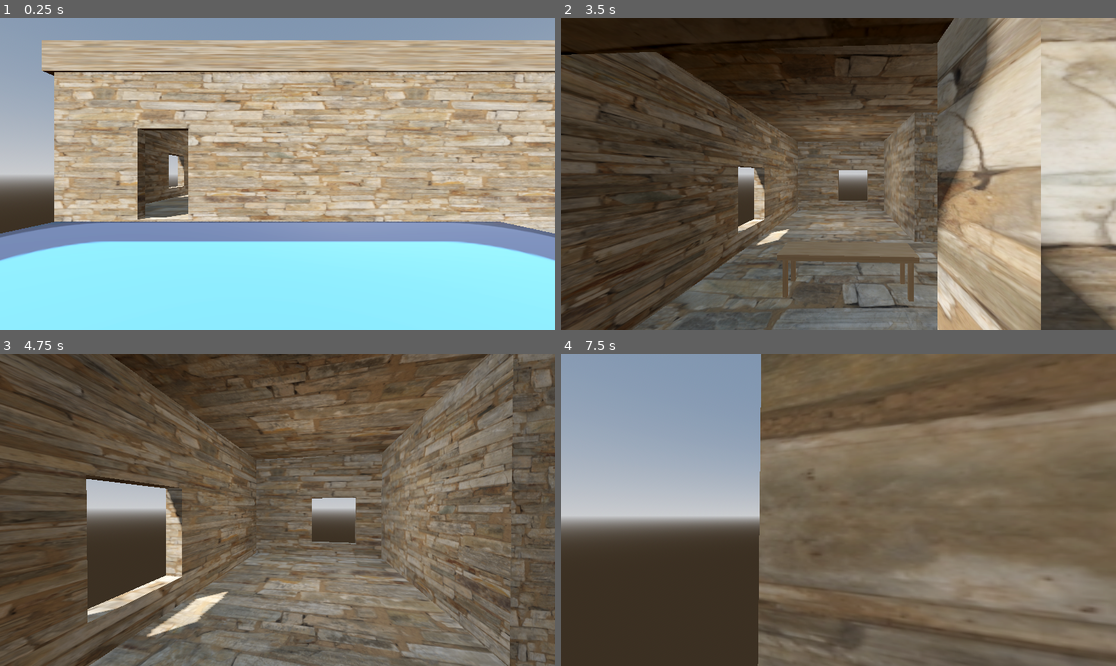
Above: before the commit, frames 1-4 (two rows, left to right).
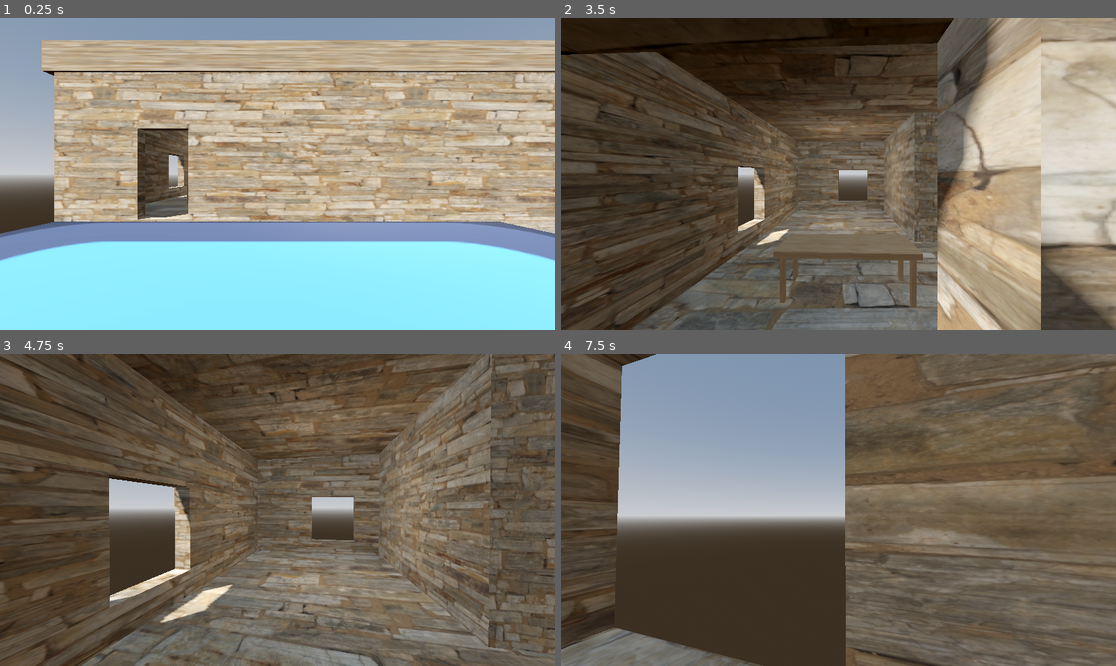
Above: after the commit, the same moments.

Repository: christiannoll/FirstPersonGame
Game: Godot game, scene res://levels/level.tscn
Two runs of this game, one before a commit and one after it. Both use one fixed random seed, a clock stepped at 60 frames per second and the inputs below. The engine's default icon, where the game draws it, is replaced by a stand-in: a white triangle on a blue panel in a dark square.
Inputs (mouse positions are in pixels of both pictures, inside the frame that each line leads up to):
- Up to frame 1 (0.25 s): no input
- Up to frame 2 (3.5 s): tap Enter at 0.5 s; move the mouse to (832, 180) at 0.52 s; hold W (forward) 0.53-2.78 s; tap Space (jump) at 0.77, 1.52, 3.02 s; move the mouse to (877, 177) at 1.27 s; move the mouse to (794, 170) at 2.02 s; move the mouse to (844, 174) at 2.77 s; hold A (left) from 2.78 s (still down)
- Up to frame 3 (4.75 s): move the mouse to (255, 503) at 3.52 s; release A (left) at 3.53 s; hold W (forward) from 3.53 s (still down); tap Space (jump) at 3.77, 4.52 s; move the mouse to (305, 510) at 4.27 s
- Up to frame 4 (7.5 s): move the mouse to (810, 510) at 5.02 s; move the mouse to (849, 503) at 5.77 s; release W (forward) at 5.78 s; hold D (right) 5.78-6.53 s; tap Space (jump) at 6.02, 6.77 s; move the mouse to (832, 516) at 6.52 s; hold W (forward) from 6.53 s (still down); move the mouse to (877, 513) at 7.27 s

The runs differ from the first frame. In frame 1, less than 0.1% of the frame differs, in the area x 33-34%, y 53-60%; in frame 2, 0.8%; in frame 3, 27%; in frame 4, 41%, in the area x 0-100%, y 0-100%.

Commit message:
Changed scaling of the table

Diff:
--- a/scenery/house.tscn
+++ b/scenery/house.tscn
@@ -318,4 +318,4 @@
 transform = Transform3D(-0.7931017, 0, -2.3533966e-07, 0, 1.2109339, 0, 1.1975503e-07, 0, -1.5585841, -4.7596455, -12.9434395, -7.3934703)
 
 [node name="table" parent="." unique_id=1959725320 instance=ExtResource("4_arxyt")]
-transform = Transform3D(2, 0, 0, 0, 2, 0, 0, 0, 1.7, 12.703395, -3.0869424, -6.0611496)
+transform = Transform3D(2, 0, 0, 0, 2, 0, 0, 0, 2.5, 12.703395, -2.8074296, -6.0611496)
